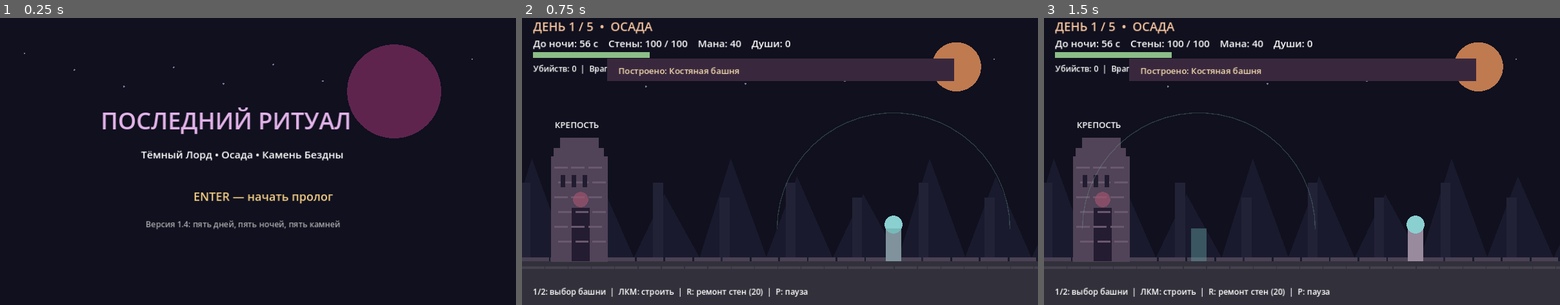
Above: before the commit, frames 1-3 (left to right).
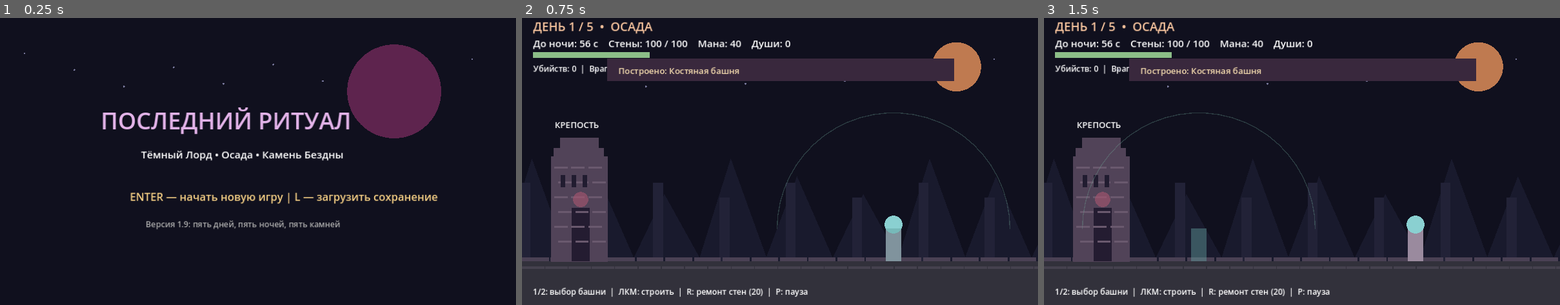
Above: after the commit, the same moments.

Repository: DoctorStrangeSH/Last-Ritual
Game: Godot game, scene res://scenes/main.tscn
Same seed, same stepped clock (60 frames per second), same inputs: the game is played once before the commit and once after it.
Inputs (mouse positions are in pixels of both pictures, inside the frame that each line leads up to):
- Up to frame 1 (0.25 s): no input
- Up to frame 2 (0.75 s): tap Enter (ui_accept) at 0.5 s; move the mouse to (893, 147) at 0.52 s; hold Right (ui_right) from 0.53 s (still down); tap L at 0.6 s; click (893, 147) at 0.67 s
- Up to frame 3 (1.5 s): tap Enter (ui_accept) at 0.77, 1.25 s; tap C at 0.8, 1.35 s; move the mouse to (1198, 175) at 1.27 s; release Right (ui_right) at 1.28 s; hold Left (ui_left) from 1.28 s (still down)

The runs differ from the first frame. In frame 1, 1.1% of the frame differs, in the area x 25-85%, y 60-74%; in frame 2, nothing differs; in frame 3, nothing differs.

Commit message:
feat: validated atomic interday campaign saves v1.9

Diff:
--- a/scripts/main.gd
+++ b/scripts/main.gd
@@ -1,10 +1,11 @@
 extends Node2D
-## Last Ritual v1.8: final siege stability and balance, Godot 4.2+
+## Last Ritual v1.9: interday save checkpoints, Godot 4.2+
 const W := 1152.0
 const H := 648.0
 const FLOOR := 550.0
 const DAY_LENGTH := 56.0
 const MAX_WALL := 100.0
+const SAVE_PATH := "user://campaign_v1.json"
 var phase := "title"
 var time_left := DAY_LENGTH
 var wall_hp := MAX_WALL
@@ -134,6 +135,10 @@
             return
         if paused:
             return
+        if phase == "title" and event.keycode == KEY_L:
+            if not load_campaign():
+                show_notice("Сохранение не найдено или повреждено")
+            return
         if event.keycode == KEY_ENTER or event.keycode == KEY_KP_ENTER:
             if phase == "title" or phase == "win" or phase == "lose":
                 reset_all()
@@ -165,6 +170,7 @@
                 mana -= 25
                 souls += 1
                 show_notice("Алтарь преобразовал ману в душу")
+                save_campaign()
             else:
                 show_notice("Не хватает маны для преобразования")
 
@@ -199,6 +205,78 @@
     else:
         show_notice("Для ритуала нужно 50 маны и 8 душ. C — обмен.")
 
+func save_campaign() -> bool:
+    if phase != "ritual" or stones_collected < 1 or stones_collected > 5:
+        return false
+    var saved_towers: Array[Dictionary] = []
+    for tower in towers:
+        saved_towers.append({"x": float(tower["x"]), "type": str(tower["type"])})
+    var data := {
+        "version": 1, "day": current_day, "stones": stones_collected,
+        "mana": mana, "souls": souls, "wall_hp": wall_hp,
+        "tower_power": tower_power_level, "wall_ward": wall_ward_level,
+        "towers": saved_towers
+    }
+    var temp_path := SAVE_PATH + ".tmp"
+    var file := FileAccess.open(temp_path, FileAccess.WRITE)
+    if file == null:
+        return false
+    file.store_string(JSON.stringify(data))
+    file.flush()
+    file.close()
+    return DirAccess.rename_absolute(ProjectSettings.globalize_path(temp_path), ProjectSettings.globalize_path(SAVE_PATH)) == OK
+
+func load_campaign() -> bool:
+    if not FileAccess.file_exists(SAVE_PATH):
+        return false
+    var file := FileAccess.open(SAVE_PATH, FileAccess.READ)
+    if file == null:
+        return false
+    var parsed: Variant = JSON.parse_string(file.get_as_text())
+    if not parsed is Dictionary:
+        return false
+    var data: Dictionary = parsed
+    for key in ["version", "day", "stones", "mana", "souls", "wall_hp", "tower_power", "wall_ward", "towers"]:
+        if not data.has(key):
+            return false
+    if data["version"] != 1 or not data["day"] is float or not data["stones"] is float:
+        return false
+    var day := int(data["day"])
+    var stones := int(data["stones"])
+    if day < 1 or day > 5 or stones != day:
+        return false
+    for key in ["mana", "souls", "wall_hp", "tower_power", "wall_ward"]:
+        if not data[key] is float:
+            return false
+    if data["mana"] < 0 or data["souls"] < 0 or data["wall_hp"] <= 0 or data["wall_hp"] > MAX_WALL:
+        return false
+    if data["tower_power"] < 0 or data["tower_power"] > 1 or data["wall_ward"] < 0 or data["wall_ward"] > 1:
+        return false
+    if not data["towers"] is Array or data["towers"].size() > 12:
+        return false
+    var checked_towers: Array[Dictionary] = []
+    for item in data["towers"]:
+        if not item is Dictionary or not item.has("x") or not item.has("type"):
+            return false
+        if not item["x"] is float or item["x"] < 245.0 or item["x"] > 1020.0:
+            return false
+        if item["type"] != "bone" and item["type"] != "fire":
+            return false
+        checked_towers.append({"x": float(item["x"]), "type": item["type"], "cooldown": 0.0})
+    reset_all()
+    current_day = day
+    stones_collected = stones
+    mana = int(data["mana"])
+    souls = int(data["souls"])
+    wall_hp = float(data["wall_hp"])
+    tower_power_level = int(data["tower_power"])
+    wall_ward_level = int(data["wall_ward"])
+    towers = checked_towers
+    phase = "ritual"
+    stone_taken = true
+    show_notice("Сохранение загружено: камней %d / 5" % stones_collected)
+    return true
+
 func _input(event: InputEvent) -> void:
     if (phase == "day" or phase == "final_siege") and not paused and event is InputEventMouseButton and event.pressed and event.button_index == MOUSE_BUTTON_LEFT:
         build_tower(selected_build, get_global_mouse_position().x)
@@ -216,6 +294,7 @@
             mana -= 45
             tower_power_level = 1
             show_notice("Башни усилены: +35% урона навсегда")
+            save_campaign()
     elif kind == "ward":
         if wall_ward_level >= 1:
             show_notice("Защитная печать уже активирована")
@@ -226,6 +305,7 @@
             wall_ward_level = 1
             wall_hp = minf(MAX_WALL, wall_hp + 30.0)
             show_notice("Печать укрепила стены и снизила урон на 25%")
+            save_campaign()
 
 func show_notice(message: String) -> void:
     notice = message
@@ -504,6 +584,8 @@
         show_notice("Камень %d/5 получен! Вернись к порталу слева." % stones_collected)
     if stone_taken and player.x < 85.0:
         phase = "ritual"
+        if not save_campaign():
+            show_notice("Не удалось записать сохранение")
 
 func hurt(amount: float) -> void:
     if hurt_cooldown > 0.0:
@@ -568,8 +650,8 @@
         draw_circle(Vector2(880, 170), 105, Color("5e244e"))
         label("ПОСЛЕДНИЙ РИТУАЛ", 225, 255, 52, Color("e3b3e9"))
         label("Тёмный Лорд • Осада • Камень Бездны", 315, 320, 23)
-        label("ENTER — начать пролог", 432, 415, 26, Color("f5cf84"))
-        label("Версия 1.4: пять дней, пять ночей, пять камней", 325, 474, 18, Color("aaaaaa"))
+        label("ENTER — начать новую игру | L — загрузить сохранение", 290, 415, 24, Color("f5cf84"))
+        label("Версия 1.9: пять дней, пять ночей, пять камней", 325, 474, 18, Color("aaaaaa"))
         return
     if phase == "win" or phase == "lose":
         label("РИТУАЛ ЗАВЕРШЁН" if phase == "win" else "КРЕПОСТЬ ПАЛА", 300, 275, 48, Color("a9e4bc") if phase == "win" else Color("ff7777"))
